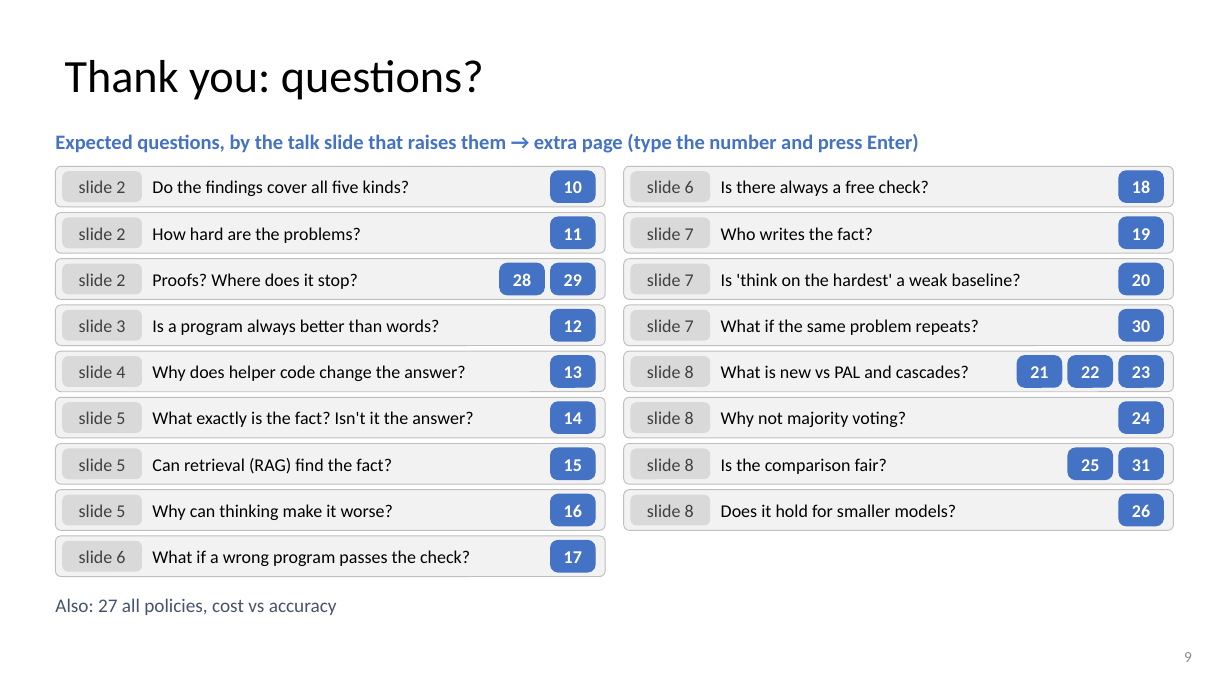
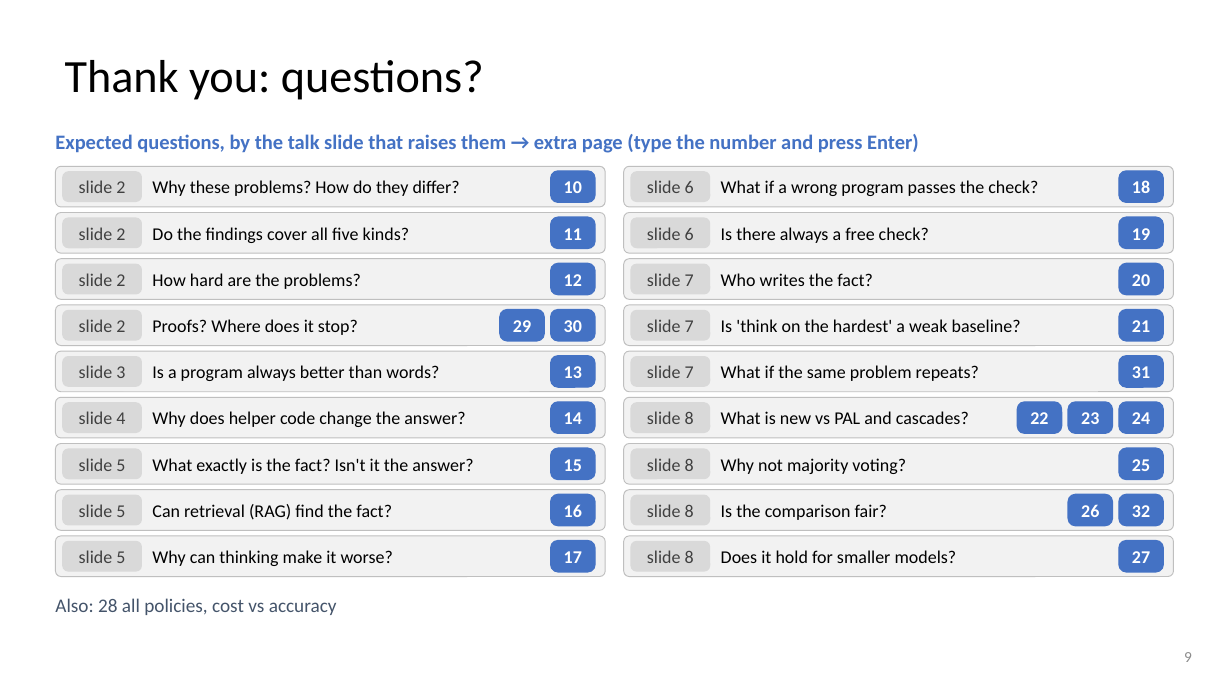
Before and after one commit to dlwns147/CSED490E_Project_Team5, a slide deck: slide 9 of Proposal_Team5.pptx. Drawn at 1232x693 pixels with LibreOffice and Linux fonts; fonts in the diff are those of the drawing. Boxes give left, top, right and bottom in pixels: in the first picture for what was removed or moved away, otherwise in the second. Text is boxed around its words. In the diff, an @@ line names an element or a change of style, - is before the commit and + after.

```diff
--- a/Proposal_Team5.pptx
+++ b/Proposal_Team5.pptx
@@ text "What if a wrong program ...": place and size @@
-text "What if a wrong program ..." at [152,550,470,566]
+text "What if a wrong program ..." at [721,180,1038,196]
@@ text added at [152,180,460,196], 14 pt, text #000000 @@
+Why these problems? How do they differ?
@@ text at [647,227,694,240]: text changed @@
-slide 7
+slide 6
@@ text "12": place and size @@
-text "12" at [564,320,582,332]
+text "12" at [564,274,582,286]
@@ text removed at [513,273,531,286] @@
-28
@@ text at [79,319,125,332]: text changed @@
-slide 3
+slide 2
@@ 3 texts: place and size @@
-3 texts at [564,274,1150,378]
+3 texts at [513,320,1099,424]
@@ text "30": place and size @@
-text "30" at [1132,320,1150,332]
+text "30" at [564,320,582,332]
@@ text "21": place and size @@
-text "21" at [1030,366,1048,378]
+text "21" at [1132,320,1150,332]
@@ text "31": place and size @@
-text "31" at [1132,459,1150,471]
+text "31" at [1132,366,1150,378]
@@ text at [79,365,125,378]: text changed @@
-slide 4
+slide 3
@@ text at [647,365,694,378]: text changed @@
-slide 8
+slide 7
@@ text at [79,411,125,424]: text changed @@
-slide 5
+slide 4
@@ text "25": place and size @@
-text "25" at [1081,459,1099,471]
+text "25" at [1132,459,1150,471]
@@ text "26": place and size @@
-text "26" at [1132,504,1150,517]
+text "26" at [1081,504,1099,517]
@@ 16 texts, 4 rounded rectangles: place and size @@
-16 texts, 4 rounded rectangles at [152,180,1113,520]
+16 texts, 4 rounded rectangles at [152,227,1113,566]
@@ text added at [1132,505,1150,517], 14 pt, text #FFFFFF, bold @@
+32
@@ rounded rectangle added at [624,536,1174,577], fill #F2F2F2, outline #BFBFBF 0.75 pt @@
@@ text at [79,550,125,563]: text changed @@
-slide 6
+slide 5
@@ rounded rectangle added at [631,542,710,571], fill #D9D9D9, outline #D9D9D9 1 pt @@
@@ text added at [647,550,694,563], 14 pt, text #404040 @@
+slide 8
@@ rounded rectangle added at [1119,541,1164,572], fill #4472C4, outline #4472C4 1 pt @@
@@ text added at [1132,551,1150,563], 14 pt, text #FFFFFF, bold @@
+27
@@ text at [55,598,337,615]: text changed @@
-Also: 27 all policies, cost vs accuracy
+Also: 28 all policies, cost vs accuracy
```
Also in this commit, not shown: 4 other slides changed, 1 slide added, 4 other files.
